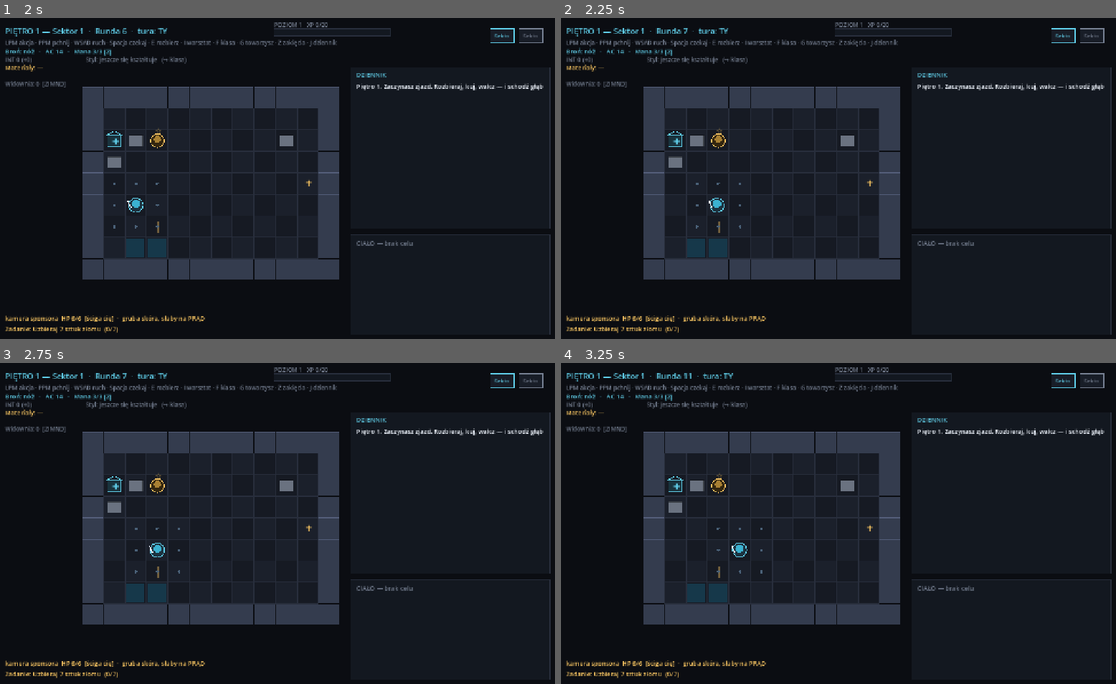
Above: before the commit, frames 1-4 (two rows, left to right).
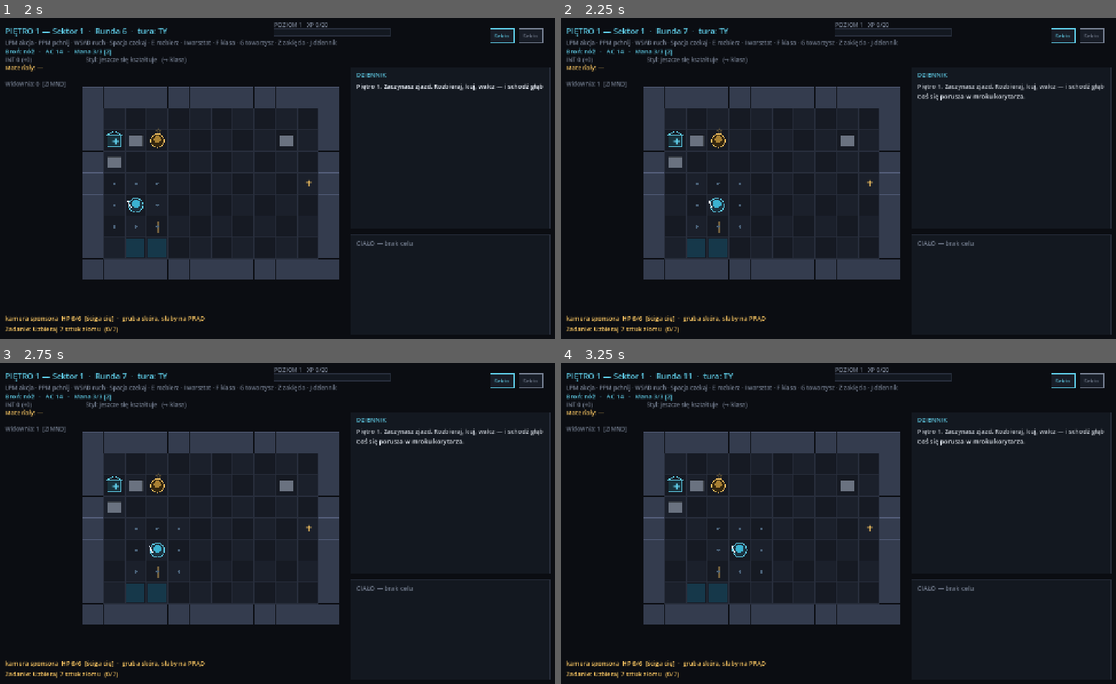
Above: after the commit, the same moments.

Repository: misiumen/crawlergame
Game: Godot game, scene res://scenes/Slice.tscn
Same seed, same stepped clock (60 frames per second), same inputs: the game is played once before the commit and once after it.
Inputs (mouse positions are in pixels of both pictures, inside the frame that each line leads up to):
- Up to frame 1 (2 s): tap Enter at 0.5, 1.35 s; move the mouse to (399, 162) at 0.52 s; hold Right 0.53-1.28 s; tap M at 0.6 s; click (399, 162) at 0.67 s; tap Space at 0.77, 1.25, 1.52 s; move the mouse to (160, 194) at 1.27 s; hold Down from 1.28 s (still down)
- Up to frame 2 (2.25 s): tap Enter at 2 s; move the mouse to (894, 107) at 2.02 s; release Down at 2.03 s; hold Right from 2.03 s (still down); tap Keypad Enter at 2.1 s
- Up to frame 3 (2.75 s): keep holding Right
- Up to frame 4 (3.25 s): tap Space at 2.75, 3.02 s; move the mouse to (805, 587) at 2.77 s; release Right at 2.78 s; hold Up from 2.78 s (still down); tap N at 2.85 s; click (805, 587) at 2.92 s

Frame 1 is identical in both runs. In frame 2, 0.4% of the frame differs, in the area x 6-98%, y 20-26%; in frame 3, 0.4%; in frame 4, 0.4%.

Commit message:
Import 6: biome gimmicks — each route gets a periodic quirk
Ported engine/biome_gimmicks.py. Every 6 floor-turns the current biome fires a
light flavor quirk + a tiny mechanical nudge (sim/biome_gimmicks.gd):
- sortownia / katakumby: a scrap pile sheds złom.
- konflikt / obóz / karnawał / redakcja: the crowd roars (+widownia).
- świątynia Konferansjera: hymn blasts, big audience bump.
- pułapki / kanalizacja: a stray fire/water hazard appears on the board.
- zamknięta: the quiet heals a little HP + mana.
- serwis / farma: a panel sheds electronics (+przewód).
- lawowe tunele / elfia kolonia: distant heat licks you (−1 HP).
- anything else: a small crowd flicker.
Fired from _advance_floor_turn; events flow through _animate (logs + heals/hazards).

572 GUT checks. Boots clean; exe rebuilt.

Co-Authored-By: Claude Opus 4.8 (1M context) <noreply@anthropic.com>

Diff:
--- a/dungeon-kraulem-godot/scenes/BoardView.gd
+++ b/dungeon-kraulem-godot/scenes/BoardView.gd
@@ -1397,6 +1397,9 @@
 	for b in new_boxes:
 		_log_push("Sponsor wysłał paczkę: " + b.display_name() + "!")
 		_add_floater(sim.player_id, "PACZKA!", COL_AMBER)
+	# Biome gimmick: a periodic flavor quirk with a tiny mechanical nudge.
+	if floor.turn > 0 and floor.turn % 6 == 0:
+		_animate(BiomeGimmicks.tick(floor, sim, _narr_rng))
 	# The Syndicate may now read your style and offer a class.
 	if _class_offer.is_empty():
 		var offer := floor.check_class_offer()
@@ -1807,6 +1810,8 @@
 				_add_floater(int(e.get("target", 0)), str(e.get("status", "")), COL_GAS)
 			"hazard_placed":
 				_log_push("Rozlewa się: %s." % e.get("kind", "?"))
+			"biome_gimmick":
+				_log_push(str(e.get("text", "")))
 			"trap_armed":
 				_log_push("Pułapka rozstawiona (%s)." % e.get("kind", "?"))
 			"item_used":
--- /dev/null
+++ b/dungeon-kraulem-godot/sim/biome_gimmicks.gd
@@ -0,0 +1,65 @@
+class_name BiomeGimmicks
+extends RefCounted
+## Per-biome gimmicks, ported from pygame engine/biome_gimmicks.py. Each route's
+## biome has one light, distinctive quirk that fires periodically while you're on
+## a floor of that biome — a flavor line + a tiny mechanical nudge (audience, a
+## little HP, scrap, a stray hazard). Punctuation, not a second combat system.
+##
+## Fired by BoardView every few floor-turns. tick() returns event dicts; a
+## "biome_gimmick" event carries {text, kind} for the log.
+
+## Resolve the quirk for `floor`'s biome. Returns a list of events (possibly empty).
+static func tick(floor, sim, rng: RandomNumberGenerator) -> Array:
+	var p = sim.player()
+	match floor.biome:
+		"sortownia", "biome_katakumby_faktur":
+			var n := rng.randi_range(1, 2)
+			sim.materials["złom"] = int(sim.materials.get("złom", 0)) + n
+			return [_line("Zwał złomu się osypuje — coś użytecznego wypada. (+%d złom)" % n)]
+		"konflikt", "biome_oboz_goblinski", "biome_tunel_karnawalowy", "biome_redakcja_krawedzi":
+			if floor.audience != null: floor.audience.change(2, "biome")
+			return [_line("Widownia wyje na widok rywalizacji. (+widownia)")]
+		"swiatynia_konferansjera", "biome_swiatynia_konferansjera":
+			if floor.audience != null: floor.audience.change(4, "biome")
+			return [_line("Z głośników grzmi hymn Konferansjera. Tłum szaleje. (+widownia)")]
+		"pulapki", "biome_siec_kanalizacyjna":
+			# A stray hazard appears on a random walkable, empty cell.
+			var c := _random_free_cell(sim, rng)
+			if c != Vector2i(-1, -1):
+				var kind := "fire" if floor.biome == "pulapki" else "water"
+				sim.board.set_hazard(c, kind)
+				return [{"type": "hazard_placed", "kind": kind, "cell": c},
+					_line("Coś iskrzy w ścianach — rozlewa się %s." % kind)]
+			return []
+		"zamknieta":
+			var ev: Array = []
+			if p.hp < p.max_hp:
+				var h := mini(2, p.max_hp - p.hp); p.hp += h
+				ev.append({"type": "heal", "target": sim.player_id, "amount": h})
+			if p.mana < p.max_mana: p.mana += 1
+			ev.append(_line("Cisza trasy koi nerwy. (+HP, +mana)"))
+			return ev
+		"serwis", "biome_farma_klonow":
+			sim.materials["przewód"] = int(sim.materials.get("przewód", 0)) + 1
+			return [_line("Panel serwisowy sypie elektroniką. (+przewód)")]
+		"lawowe_tunele", "biome_lawowe_tunele", "biome_elfia_kolonia":
+			if rng.randf() < 0.6 and p.hp > 1:
+				p.hp = maxi(1, p.hp - 1)
+				return [{"type": "damage", "target": sim.player_id, "amount": 1, "dmg_type": "fire"},
+					_line("Żar z głębi liże ściany. (−1 HP)")]
+			return [_line("Powietrze drży od gorąca.")]
+		_:
+			# Unknown/quiet biome: a small crowd flicker.
+			if floor.audience != null: floor.audience.change(1, "biome")
+			return [_line("Coś się porusza w mroku korytarza.")]
+
+static func _line(text: String) -> Dictionary:
+	return {"type": "biome_gimmick", "text": text}
+
+static func _random_free_cell(sim, rng: RandomNumberGenerator) -> Vector2i:
+	var b = sim.board
+	for _try in 12:
+		var c := Vector2i(rng.randi_range(0, b.w - 1), rng.randi_range(0, b.h - 1))
+		if b.in_bounds(c) and not b.is_wall(c) and b.occupant_at(c) == -1 and b.hazard_at(c) == "":
+			return c
+	return Vector2i(-1, -1)
--- a/dungeon-kraulem-godot/tests/test_progression.gd
+++ b/dungeon-kraulem-godot/tests/test_progression.gd
@@ -247,5 +247,16 @@
 	var top := Highlights.top(reel, 2)
 	_ck(top.size() == 2 and top[0] == "BOSS PADŁ!", "the reel surfaces the highest-value moments first")
 
+	# ── Biome gimmicks ────────────────────────────────────────────────────────
+	var bf := Floor.new(FloorGen.generate(2, 5, _content()))
+	var grng := RandomNumberGenerator.new(); grng.seed = 3
+	bf.biome = "sortownia"
+	var gz := int(bf.sim.materials.get("złom", 0))
+	BiomeGimmicks.tick(bf, bf.sim, grng)
+	_ck(int(bf.sim.materials.get("złom", 0)) > gz, "the salvage biome gimmick yields scrap")
+	bf.biome = "zamknieta"; bf.sim.player().hp = 10
+	BiomeGimmicks.tick(bf, bf.sim, grng)
+	_ck(bf.sim.player().hp > 10, "the quiet biome gimmick heals you")
+
 	print("=== %d checks, %d failed ===" % [_n, _f])
 	quit(_f)
Not shown, added: dungeon-kraulem-godot/sim/biome_gimmicks.gd.uid
